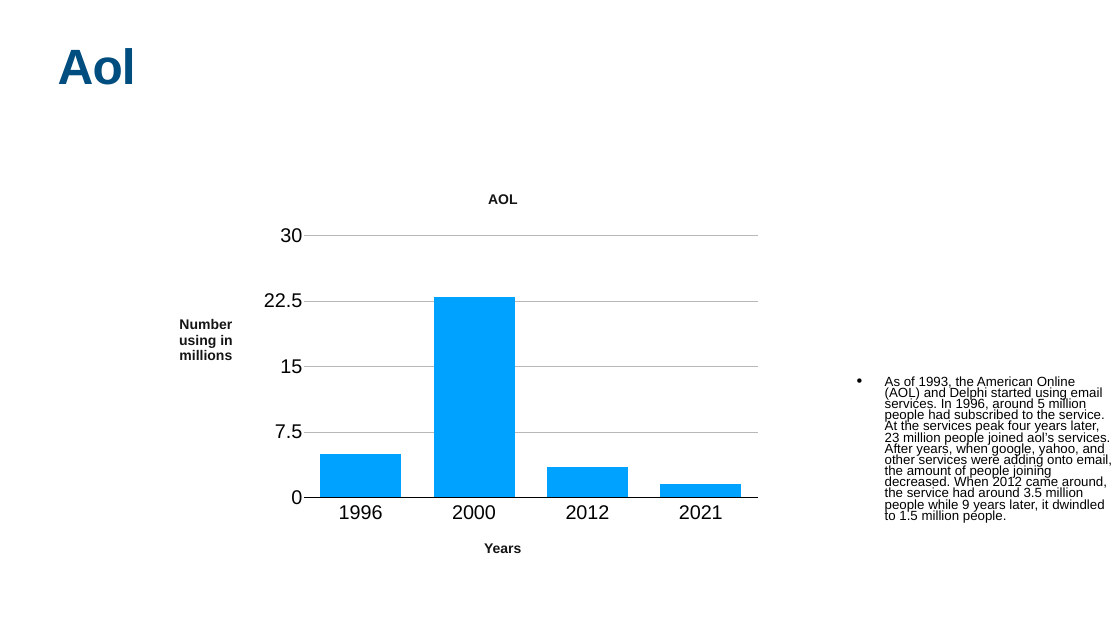
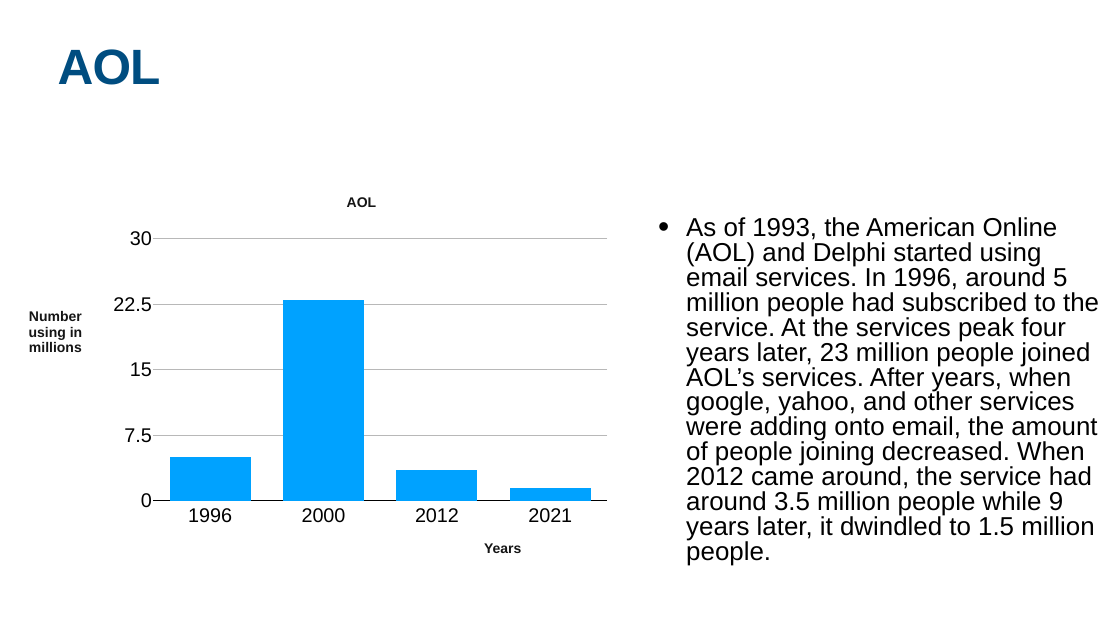
Before and after one commit to Jake-guerrero/Email-Usage, a slide deck: slide 3 of Email Usage.pptx. Drawn at 1120x630 pixels with LibreOffice and Linux fonts; fonts in the diff are those of the drawing. Boxes give left, top, right and bottom in pixels: in the first picture for what was removed or moved away, otherwise in the second. Text is boxed around its words. In the diff, an @@ line names an element or a change of style, - is before the commit and + after.

```diff
--- a/Email Usage.pptx
+++ b/Email Usage.pptx
@@ title at <box>58,49,161,85</box>: text changed @@
-Aol
+AOL
@@ table: place and size @@
-table at <box>387,190,619,214</box>
+table at <box>246,193,477,218</box>
@@ column chart: place and size @@
-column chart at <box>248,215,758,537</box>
+column chart at <box>97,218,608,540</box>
@@ text at <box>686,217,1099,566</box>: text changed; size 22.8 to 44.4 pt @@
-• As of 1993, the American Online (AOL) and Delphi started using email services. In 1996, around 5 million people had subscribed to the service. At the services peak four years later, 23 million people joined aol’s services. After years, when google, yahoo, and other services were adding onto email, the amount of people joining decreased. When 2012 came around, the service had around 3.5 million people while 9 years later, it dwindled to 1.5 million people.
+• As of 1993, the American Online (AOL) and Delphi started using email services. In 1996, around 5 million people had subscribed to the service. At the services peak four years later, 23 million people joined AOL’s services. After years, when google, yahoo, and other services were adding onto email, the amount of people joining decreased. When 2012 came around, the service had around 3.5 million people while 9 years later, it dwindled to 1.5 million people.
@@ table: place and size @@
-table at <box>164,315,248,415</box>
+table at <box>13,307,97,407</box>
```
Also in this commit, not shown: 2 other slides changed, 1 other file.
